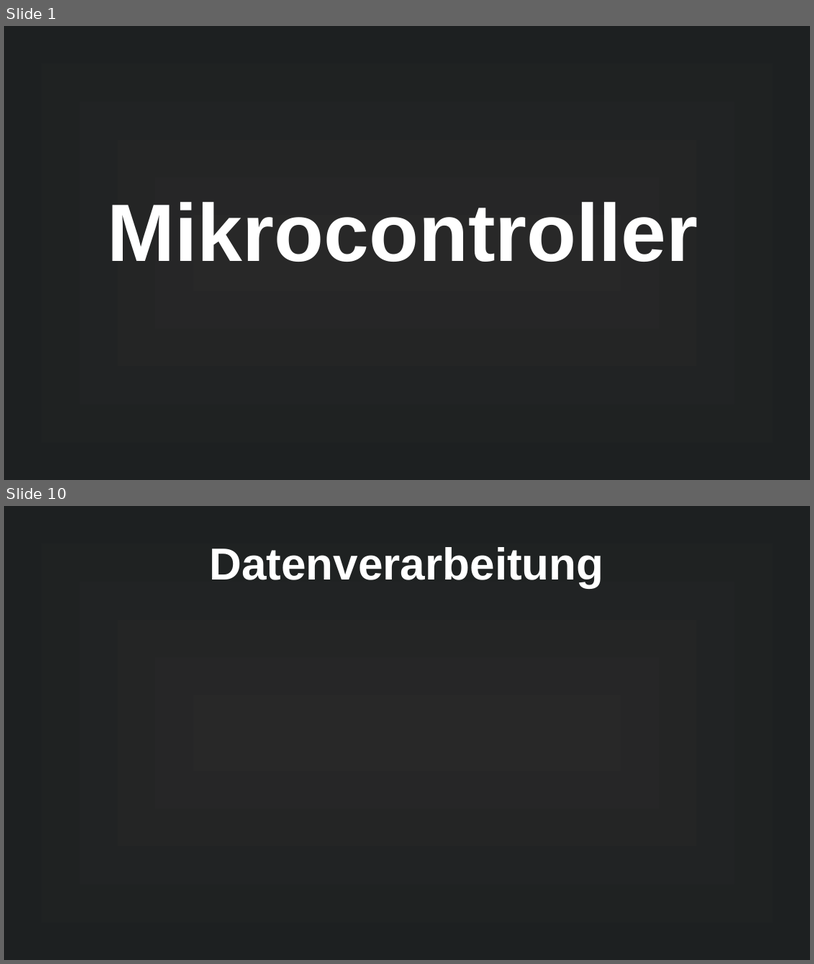
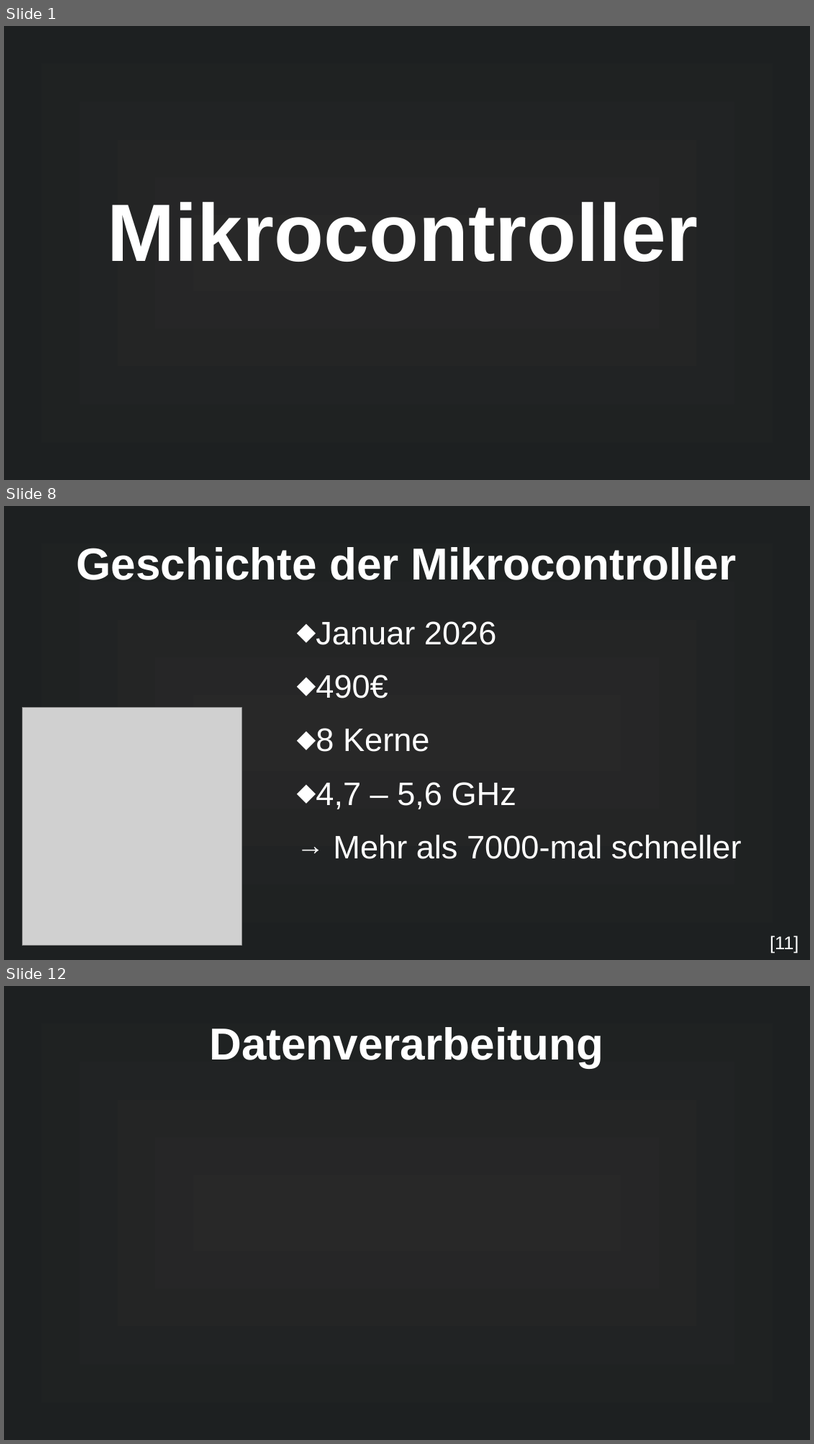
Before and after one commit to MuffinKran24/IMP_GFS, a slide deck: Mikrocontroller_GFS.odp. Shown one above the other, each under a label of ours: slides 1 and 10 before the commit, slides 1, 8 and 12 after it; the slides between them are not shown. The pictures are 814x964 and 814x1444 pixels, drawn with LibreOffice and Linux fonts; fonts in the diff are those of the drawing; grey boxes stand for pictures. Boxes give left, top, right and bottom in pixels: in the first picture for what was removed or moved away, otherwise in the second. Text is boxed around its words. In the diff, an @@ line names an element or a change of style, - is before the commit and + after.

```diff
--- a/Mikrocontroller_GFS.odp
+++ b/Mikrocontroller_GFS.odp
@@ slide 8 added at bbox=[4, 506, 810, 960], background gradient #282828 to #1D2021 @@
@@ title added at bbox=[77, 547, 737, 580], 44 pt, text #FFFFFF, bold @@
+Geschichte der Mikrocontroller
@@ text added at bbox=[316, 621, 742, 859], 32 pt, text #FFFFFF @@
+⬥ Januar 2026
+⬥ 490€
+⬥ 8 Kerne
+⬥ 4,7 – 5,6 GHz
+→ Mehr als 7000-mal schneller
@@ picture added at bbox=[22, 707, 242, 945] @@
@@ text added at bbox=[770, 935, 799, 953], 18 pt, text #FFFFFF @@
+[11]
@@ what was slide 10 is now slide 12 @@
```
Also in this commit, not shown: 8 slides changed, 1 other slide added, 3 other files.
